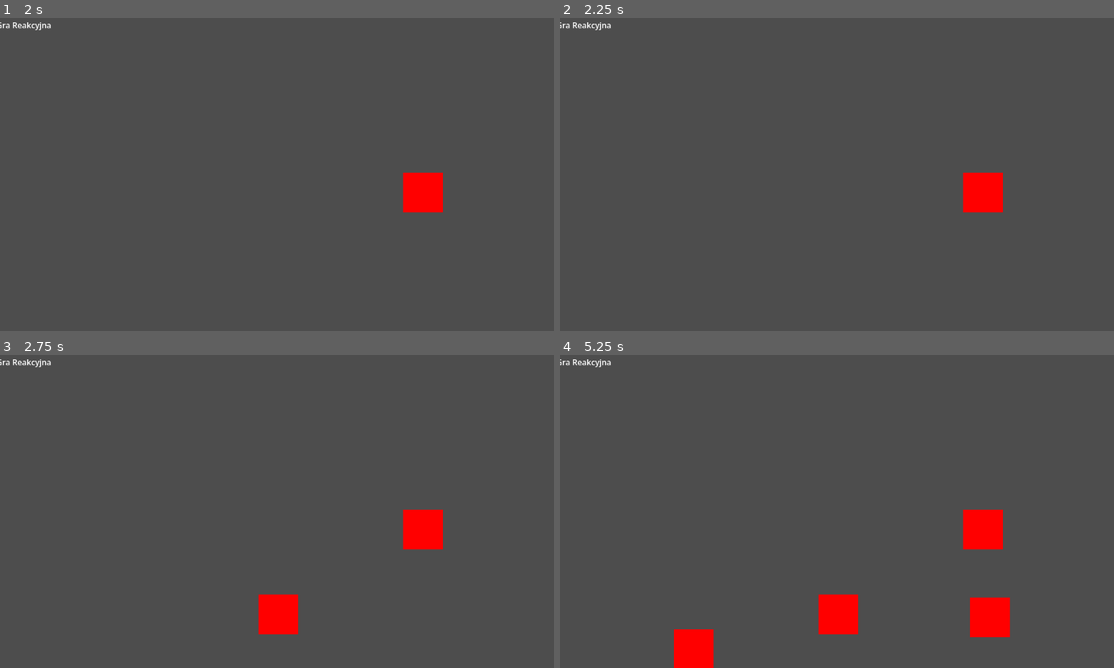
Above: before the commit, frames 1-4 (two rows, left to right).
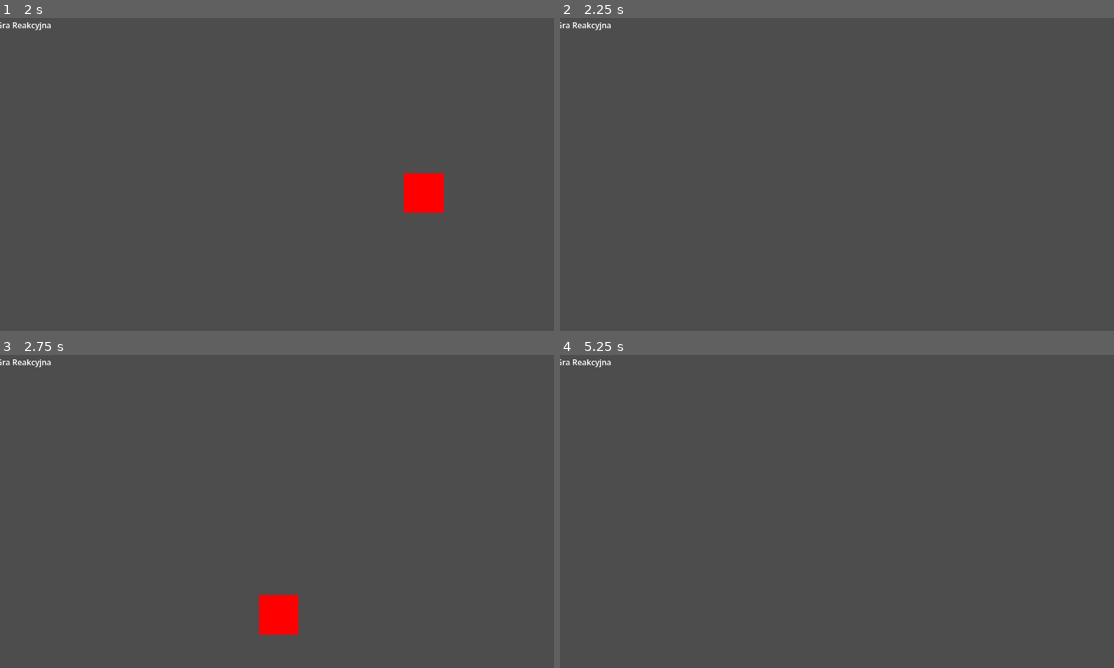
Above: after the commit, the same moments.

Repository: XMefilesX/Rehagame
Game: Godot game, scene res://main.tscn
Same seed, same stepped clock (60 frames per second), same inputs: the game is played once before the commit and once after it.
Inputs (mouse positions are in pixels of both pictures, inside the frame that each line leads up to):
- Up to frame 1 (2 s): click "▶ Start" at 0.5 s; tap Enter at 1.25, 1.35 s; move the mouse to (409, 152) at 1.27 s; click (409, 152) at 1.42 s
- Up to frame 2 (2.25 s): tap Space at 2 s; move the mouse to (981, 193) at 2.02 s; tap Keypad Enter at 2.1 s; click (981, 193) at 2.17 s
- Up to frame 3 (2.75 s): no input
- Up to frame 4 (5.25 s): tap Enter at 2.75, 4.25, 4.35 s; move the mouse to (837, 614) at 2.77 s; hold Shift 2.78-3.53 s; click (837, 614) at 2.92 s; tap Space at 3.5 s; move the mouse to (820, 570) at 3.52 s; tap Ctrl at 3.6 s; click (820, 570) at 3.67 s; move the mouse to (692, 649) at 4.27 s; click (692, 649) at 4.42 s; move the mouse to (992, 617) at 5.02 s; tap Keypad Enter at 5.1 s; click (992, 617) at 5.17 s

Frame 1 is identical in both runs. In frame 2, 0.9% of the frame differs, in the area x 72-80%, y 49-63%; in frame 3, 0.9%; in frame 4, 3.7%, in the area x 20-82%, y 49-100%.
Error after the commit: Invalid assignment of property or key 'color' with value of type 'Color' on a base object of type 'null instance'. (res://target.gd:27)

Commit message:
wersja 3.2

Diff:
--- a/target.tscn
+++ b/target.tscn
@@ -11,7 +11,7 @@
 [node name="CollisionShape2D" type="CollisionShape2D" parent="." unique_id=1320086893]
 shape = SubResource("RectangleShape2D_e1yvt")
 
-[node name="ColorRect" type="ColorRect" parent="." unique_id=158331593]
+[node name="ColorRect" type="ColorRect" parent="Area2D" unique_id=158331593]
 custom_minimum_size = Vector2(80, 80)
 anchors_preset = -1
 offset_left = -40.0
@@ -19,6 +19,7 @@
 offset_right = 40.0
 offset_bottom = 40.0
 color = Color(1, 0, 0, 1)
+mouse_filter = 2
 
 [connection signal="input_event" from="." to="." method="_on_input_event"]
 [connection signal="mouse_entered" from="." to="." method="_on_mouse_entered"]
